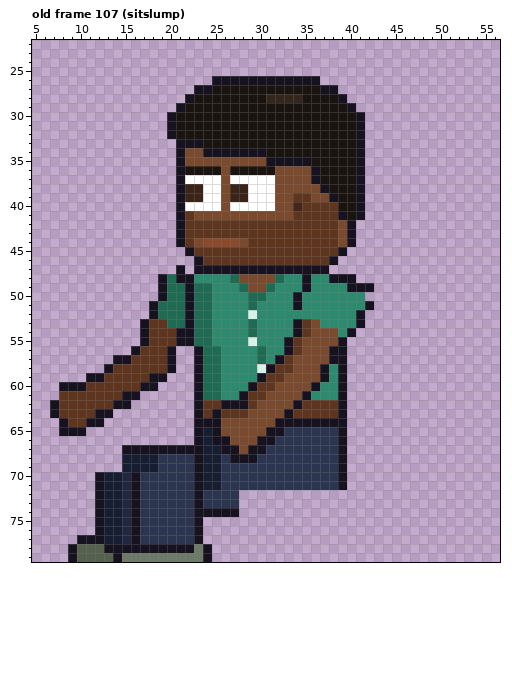
Pixel-art file: sprites/expo/expo_attc_left_anim.aseprite. Above: the version before the commit.
64x80 pixels, 129 frames. Colours within 5 levels of each other are drawn and written as one. Shown: old frame 107 (sitslump): x 5..56, y 22..79. The commit also changed other frames, which this record leaves out.
After the commit:
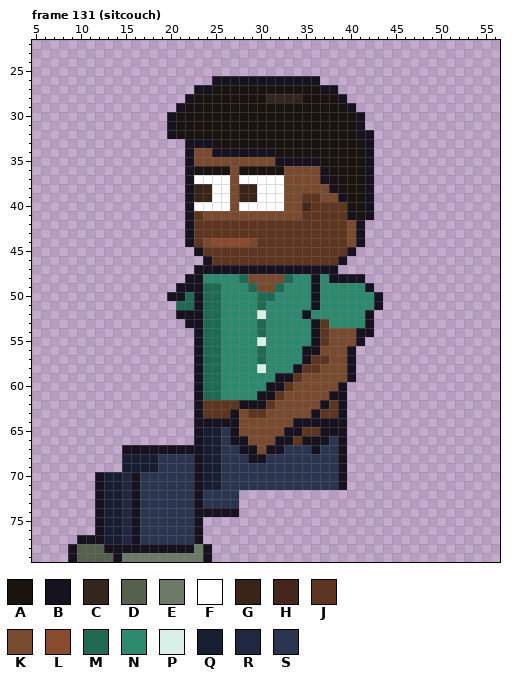
Palette (. is transparent): A #1a1410  B #17121f  C #33261c  D #55604f  E #6e7a68  F #ffffff  G #3a2418  H #44261a  J #5e3620  K #7a4a2e  L #8a4a2e  M #1f6a52  N #2e8a6e  P #d8f0e8  Q #171e32  R #1f2840  S #2b3550
A new or re-ordered frame is compared with the old frame closest to it.
What changed:
frames 129 -> 135
--- frame 131 (sitcouch) is new; against old frame 107 (sitslump)
@@ x 5..56 @@
 31 ...............BAAAAAAAAAAAAAAAAAAAAB...............
-32 ...............BAAAAAAAAAAAAAAAAAAAAB...............
-33 ................BBBAAAAAAAAAAAAAAAAAB...............
-34 ................BKKBBBBBBBAAAAAAAAAAB...............
-35 ................BKKKKKKKKKBBBBBAAAAAB...............
-36 ................BAAAAKAAAAAKKKKBAAAAB...............
-37 ................BFFFFKFFFFFKKKKBAAAAB...............
-38 ................BGGFFKGGFFFKKKKKBAAAB...............
-39 ................BGGFFKGGFFFKKJJKKBAAB...............
-40 ................BFFFFKFFFFFKKHJJJJAAB...............
-41 ................BJKKKKKKKKKKKJJJJJBAB...............
-42 ................BJJJJJJJJJJJJJJJJJKB................
-43 ................BJJJJJJJJJJJJJJJJJKB................
-44 ................BJKLLLLKJJJJJJJJJJKB................
-45 .................BJJJJJJJJJJJJJJJJB.................
-46 ..................BJJJJJJJJJJJJJJB..................
-47 ................B.BBBBBBBBBBBBBBB...................
-48 ..............BMBBNNNNMKKKKMNNBNNBBB................
-49 ..............BMMBMMNNNMKKMNNNBNNNNBBB..............
-50 ..............BMMBMMNNNNMMNNNBNNNNNNN...............
-51 .............BMMMBMMNNNNMNNNNBNNNNNNNB..............
-52 .............BMMMBMMNNNNPNNNNNNNNNNNB...............
-53 ............BJJMMBMMNNNNMNNNNBJKNNNNB...............
-54 ............BJJJBBMMNNNNMNNNNBJKKKNB................
-55 ............BJJJBBMMNNNNPNNNBJKKKKB.................
-56 ...........BJJJB..BMMNNNNMNNBJKKKBB.................
-57 .........BBJJJJB..BMMNNNNMNBJKKKKBB.................
-58 ........BJJJJJJB..BMMNNNNPBJJKKKBNB.................
-59 ......BBJJJJJBB...BMMNNNNBJJKKKKBNB.................
-60 ...BBBJJJJJJBB....BMMNNNBJJKKKKBNNB.................
-61 ...JJJJJJJBB......BMMNNBJJKKKKBNNNB.................
-62 ..BJJJJJJBB.......BJJBBBJKKKKBJJJJB.................
-63 ..BJJJJBB.........BJBJJJKKKKBJJJJJB.................
-64 ...BJJBB..........BBBKKKKKKBBBBBBBB.................
-65 ...BBB............BQBKKKKKBBSSSSSSB.................
-66 ..................BQBBKKKBBSSSSSSSB.................
-67 ..........BBBBBBBBBQQBBKBBSSSSSSSSB.................
-68 ..........QQQQSSSSBQQSBBBSSSSSSSSSB.................
+32 ...............BAAAAAAAAAAAAAAAAAAAABB..............
+33 .................BBBAAAAAAAAAAAAAAAAAB..............
+34 .................BKKBBBBBBBAAAAAAAAAAB..............
+35 .................BKKKKKKKKKBBBBBAAAAAB..............
+36 .................BAAAAKAAAAAKKKKBAAAAB..............
+37 .................BFFFFKFFFFFKKKKBAAAAB..............
+38 .................BGGFFKGGFFFKKKKKBAAAB..............
+39 .................BGGFFKGGFFFKKJJKKBAAB..............
+40 .................BFFFFKFFFFFKKHJJJJAAB..............
+41 .................BJKKKKKKKKKKKJJJJJBAB..............
+42 .................BJJJJJJJJJJJJJJJJJKB...............
+43 .................BJJJJJJJJJJJJJJJJJKB...............
+44 .................BJKLLLLKJJJJJJJJJJKB...............
+45 ..................BJJJJJJJJJJJJJJJJB................
+46 ...................BJJJJJJJJJJJJJJB.................
+47 ..................BBBBBBBBBBBBBBBB..................
+48 .................BBNNNNMKKKKMNNBNBBBB...............
+49 ................BBBMMNNNMKKMNNNBNNNNNB..............
+50 ...............BBMBMMNNNNMMNNNNBNNNNNNB.............
+51 ................MMBMMNNNNMNNNNNBNNNNNNB.............
+52 ................BBBMMNNNNPNNNNBNNNNNNB..............
+53 .................BBMMNNNNMNNNNNBJNNNNB..............
+54 ..................BMMNNNNMNNNNNBJKKKBB..............
+55 ..................BMMNNNNPNNNNNBJKKKB...............
+56 ..................BMMNNNNMNNNNBBKKKB................
+57 ..................BMMNNNNMNNNNBJJKKB................
+58 ..................BMMNNNNPNNNBJJKKKB................
+59 ..................BMMNNNNNNBBJKKKKKB................
+60 ..................BMMNNNNNBBJKKKKKB.................
+61 ..................BMMNNNNBBJKKKKKBB.................
+62 ..................BJJJJBBBJKKKKKBJB.................
+63 ..................BJJJBKJJKKKKKBJJB.................
+64 ..................BBBBBKKKKKKBBBBBB.................
+65 ..................BQQSBKKKKKBBJJBBB.................
+66 ..................BQQSBBKKKBBJBBBSB.................
+67 ..........BBBBBBBBBQQSSBBKBBSSSBSSB.................
+68 ..........QQQQSSSSBQQSSSBBSSSSSSSSB.................
 69 ..........QQQQSSSSBQQSSSSSSSSSSSSSB.................
Boxes around the changes in both pictures, in picture pixels (x1, y1, x2, y2):
changed: (50, 130, 383, 463)
